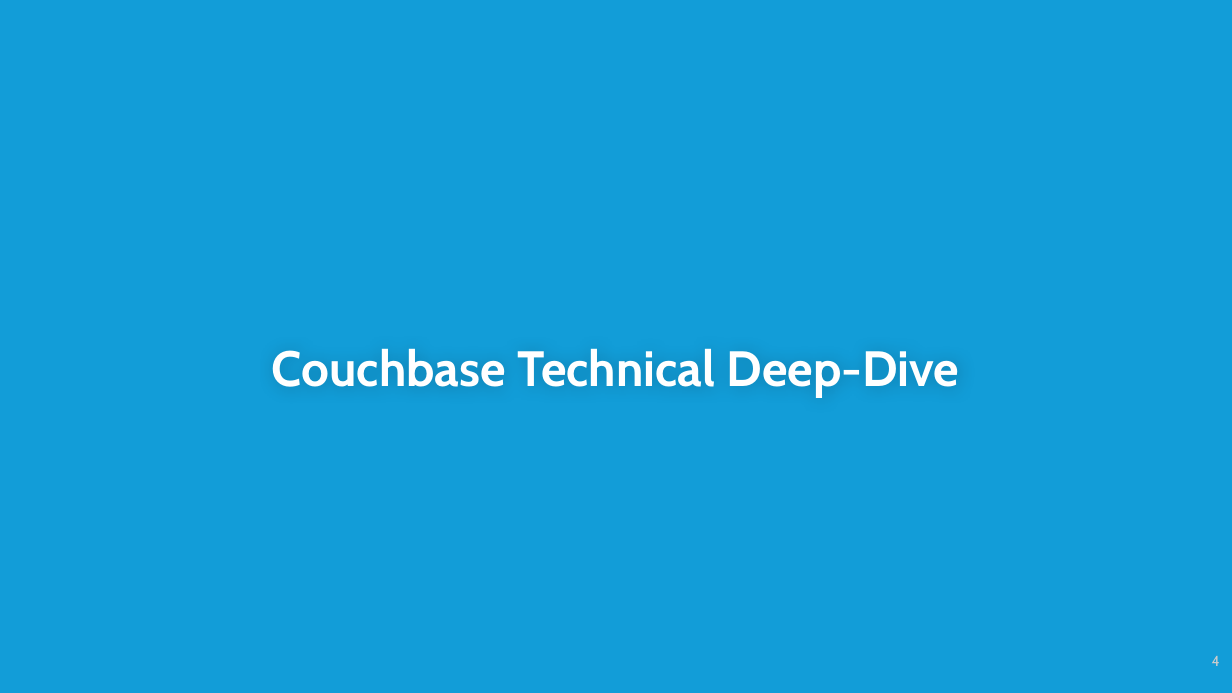
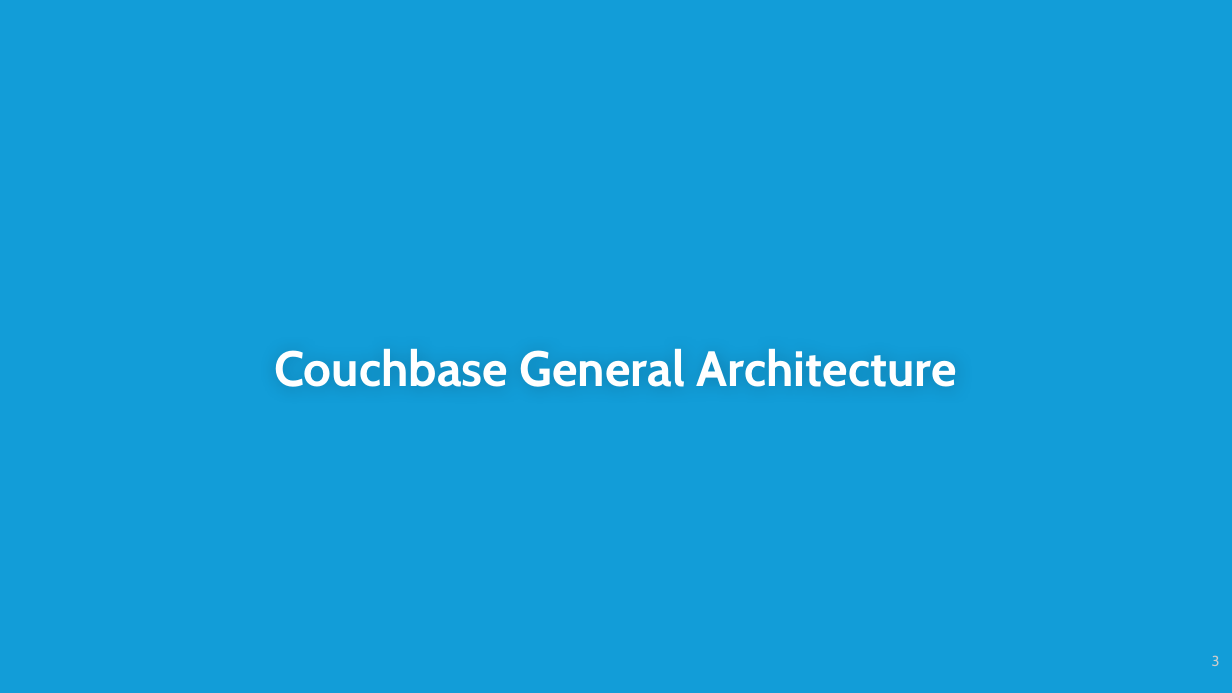
Before and after one commit to subalakr/workshop, a slide deck: slide 3 of server/presentations/Lec-01_Architectural_Overview.pptx (slide 4 before the commit). Drawn at 1232x693 pixels with LibreOffice and Linux fonts; fonts in the diff are those of the drawing; background and template pictures are left out. Boxes give left, top, right and bottom in pixels: in the first picture for what was removed or moved away, otherwise in the second. Text is boxed around its words. In the diff, an @@ line names an element or a change of style, - is before the commit and + after.

```diff
--- a/server/presentations/Lec-01_Architectural_Overview.pptx
+++ b/server/presentations/Lec-01_Architectural_Overview.pptx
@@ title at (274, 348, 956, 387): text changed @@
-Couchbase Technical Deep-Dive
+Couchbase General Architecture
@@ page number at (1212, 655, 1220, 666): text changed @@
-4
+3
```
Also in this commit, not shown: 7 other slides changed, 5 slides added, 1 other file.
